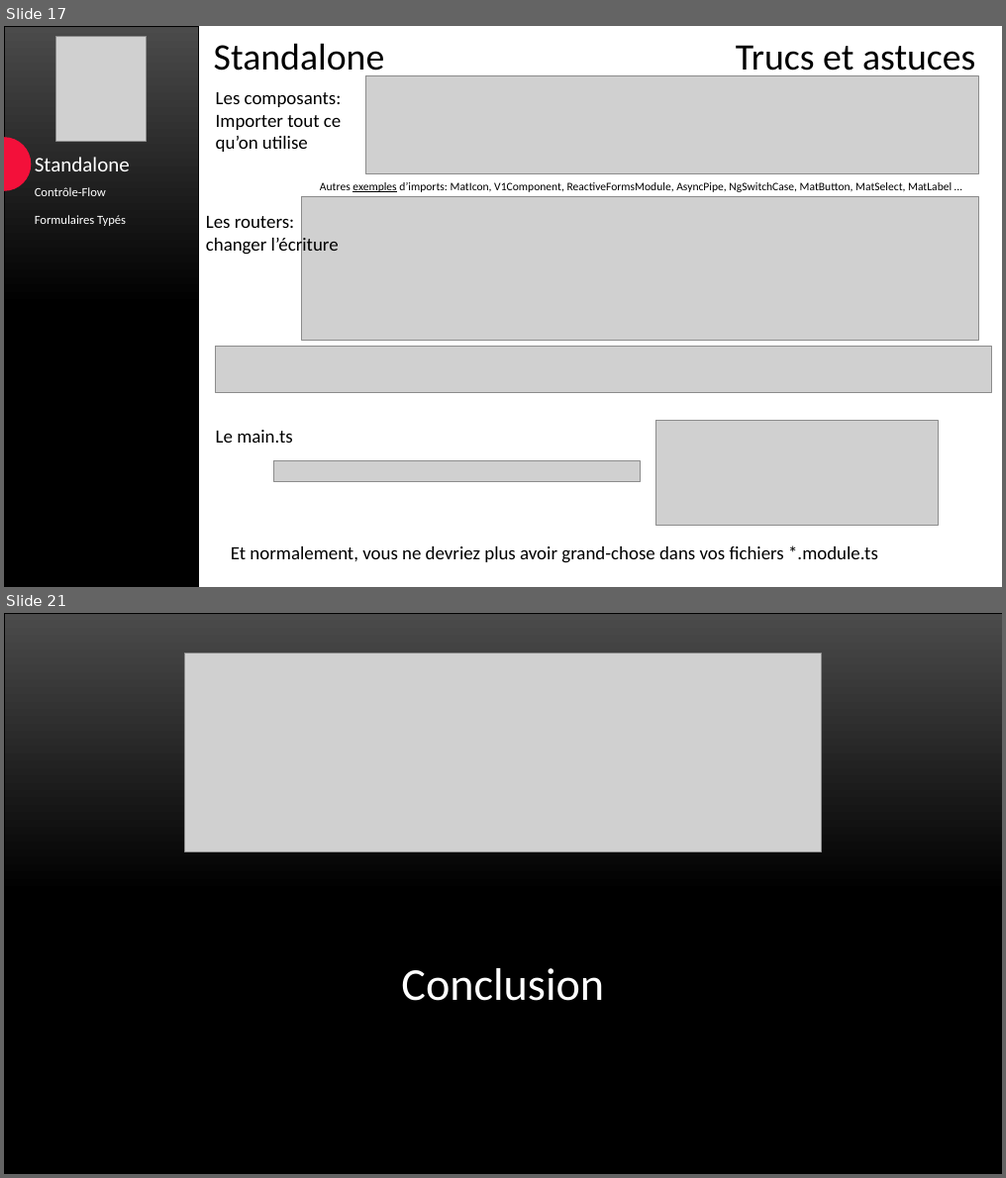
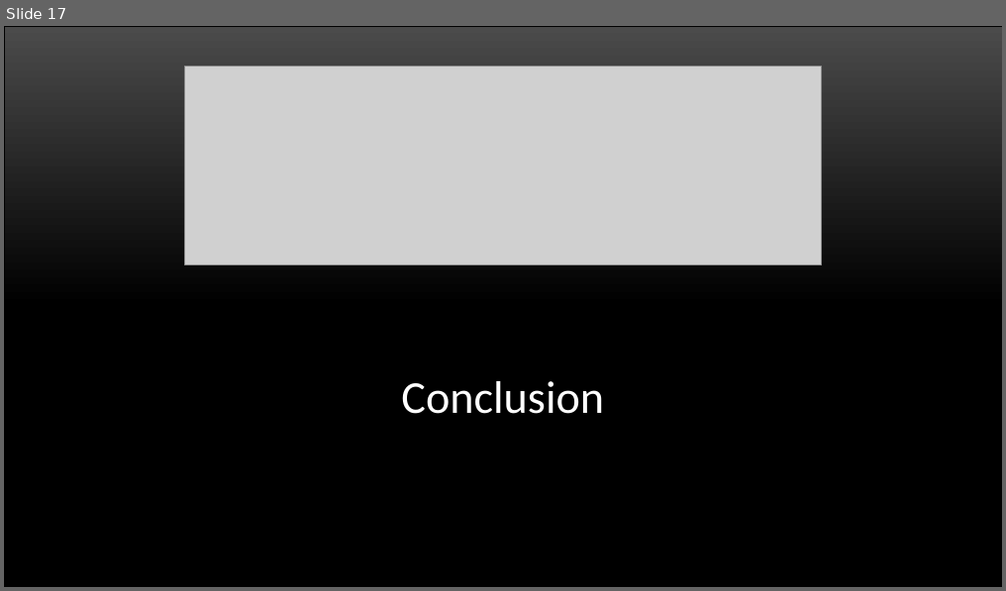
Before and after one commit to yatho/atelier-Angular17, a slide deck: Présentation.pptx. Shown one above the other, each under a label of ours: slides 17 and 21 before the commit, slide 17 after it; the slides between them are not shown. The pictures are 1006x1178 and 1006x591 pixels, drawn with LibreOffice and Linux fonts; fonts in the diff are those of the drawing; grey boxes stand for pictures. Boxes give left, top, right and bottom in pixels: in the first picture for what was removed or moved away, otherwise in the second. Text is boxed around its words. In the diff, an @@ line names an element or a change of style, - is before the commit and + after.

```diff
--- a/Présentation.pptx
+++ b/Présentation.pptx
@@ slide 17 removed at box(4, 26, 1002, 587), background #FFFFFF @@
@@ freeform shape removed at box(4, 26, 199, 587) @@
@@ picture removed at box(56, 37, 147, 141) @@
@@ text removed at box(214, 43, 385, 78) @@
-Standalone
@@ text removed at box(736, 45, 975, 78) @@
-Trucs et astuces
@@ picture removed at box(365, 76, 979, 174) @@
@@ text removed at box(216, 92, 342, 152) @@
-Les composants:
-Importer tout ce qu’on utilise
@@ freeform shape removed at box(4, 137, 31, 190) @@
@@ text removed at box(35, 157, 130, 172) @@
-Standalone
@@ text removed at box(35, 187, 106, 196) @@
-Contrôle-Flow
@@ picture removed at box(302, 196, 979, 341) @@
@@ text removed at box(320, 182, 951, 192) @@
-Autres exemples d’imports: MatIcon, V1Component, ReactiveFormsModule, AsyncPipe, NgSwitchCase, MatButton, MatSelect, MatLabel …
@@ text removed at box(35, 215, 126, 226) @@
-Formulaires Typés
@@ text removed at box(206, 216, 339, 257) @@
-Les routers:
-changer l’écriture
@@ picture removed at box(216, 347, 991, 392) @@
@@ text removed at box(216, 430, 292, 443) @@
-Le main.ts
@@ picture removed at box(656, 421, 939, 525) @@
@@ picture removed at box(273, 461, 641, 482) @@
@@ text removed at box(231, 546, 878, 564) @@
-Et normalement, vous ne devriez plus avoir grand-chose dans vos fichiers *.module.ts
@@ what was slide 21 is now slide 17 @@
```
Also in this commit, not shown: 12 slides changed, 3 other slides removed.
